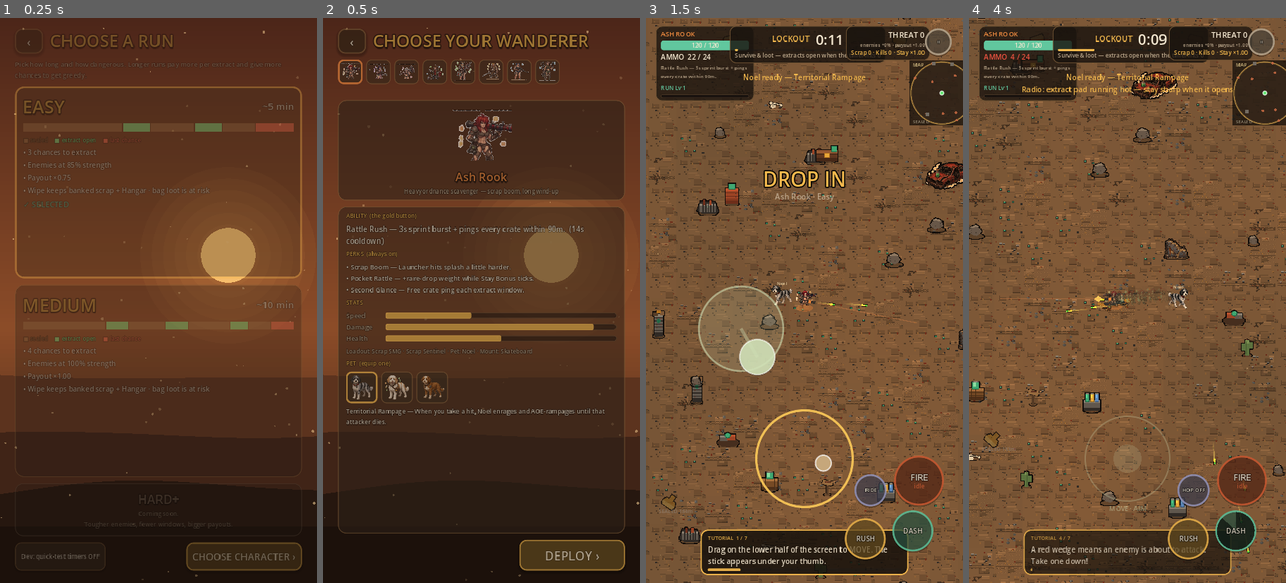
Above: before the commit, frames 1-4 (left to right).
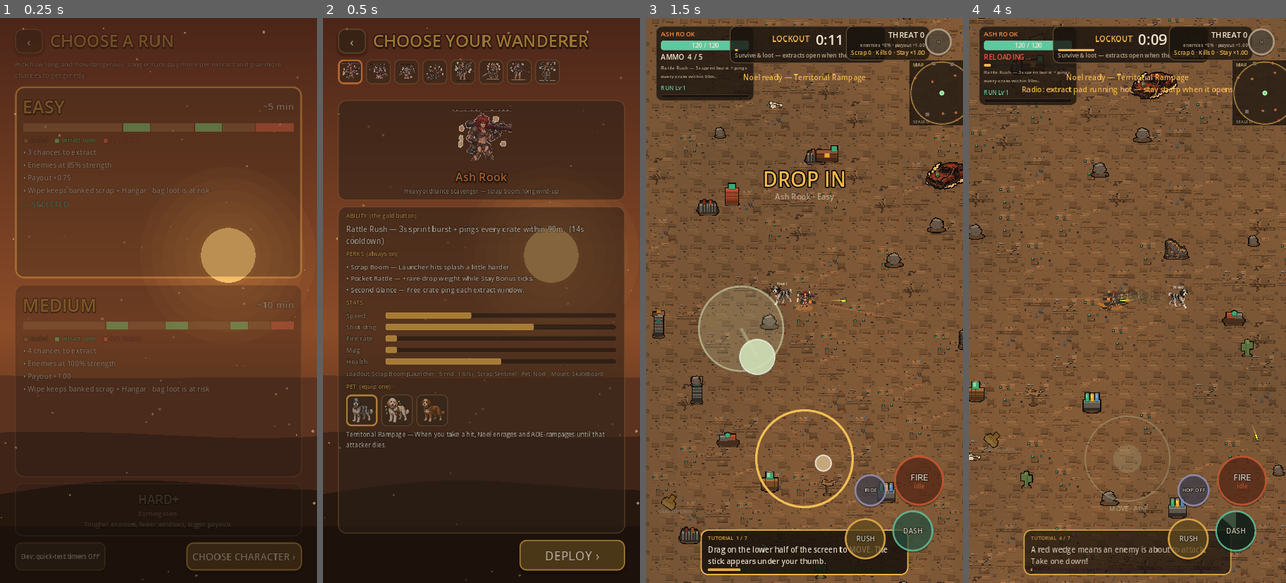
Above: after the commit, the same moments.

Repository: zwoodjr/sprite-lane
Game: Godot game, scene res://tools/test_runner.tscn
The game is run twice, just before and just after one commit, with the same random seed, the same clock (stepped at 60 frames per second) and the same inputs. This scene is started directly instead of the project's main scene.
Inputs (mouse positions are in pixels of both pictures, inside the frame that each line leads up to):
- Up to frame 1 (0.25 s): no input
- Up to frame 2 (0.5 s): no input
- Up to frame 3 (1.5 s): move the mouse to (874, 272) at 0.52 s; hold D (move_right) 0.53-1.25 s; tap Space (dash) at 0.6 s; click (874, 272) at 0.67 s; drag from (741, 328) to (788, 413) at 1.27 s
- Up to frame 4 (4 s): move the mouse to (1159, 176) at 2.02 s; hold D (move_right) 2.03-2.75 s; tap Space (dash) at 2.1, 3.8 s; drag from (1111, 413) to (1247, 441) at 2.77 s; move the mouse to (1222, 385) at 3.52 s; hold A (move_left) from 3.53 s (still down); tap F (mount_toggle) at 3.6 s

Frame 1 is identical in both runs. In frame 2, 4.0% of the frame differs, in the area x 7-93%, y 54-76%; in frame 3, 0.2%; in frame 4, 1.0%.

Commit message:
Differentiate per-hero fire rate, mag, and gun feel
Replace the shared Scrap SMG loadout with eight archetype kits
(launcher, sniper, maul, gauntlet burst, medic SMG, dual blades,
AR, pistol+drone) so RoF and mag read clearly on-device.

Co-authored-by: zwoodjr <zwoodjr@gmail.com>

Diff:
--- a/game/scripts/autoload/game_state.gd
+++ b/game/scripts/autoload/game_state.gd
@@ -278,7 +278,8 @@
 
 func reset_loadout_to_defaults() -> void:
 	armor = LoadoutStubs.default_armor()
-	weapon = LoadoutStubs.default_weapon()
+	## Kit follows the selected hero — never the old shared Scrap SMG.
+	weapon = LoadoutStubs.weapon_for_character(selected_character_id)
 	pet = LoadoutStubs.default_pet(selected_pet_id)
 	mount = LoadoutStubs.default_mount(mount_unlock_tier)
 	insured_slots.clear()
--- a/game/scripts/data/loadout_stubs.gd
+++ b/game/scripts/data/loadout_stubs.gd
@@ -18,23 +18,193 @@
 		"regen_oos": 2.0,
 	}
 
+
+## Fallback only — prefer weapon_for_character(selected id).
 static func default_weapon() -> Dictionary:
+	return weapon_for_character(CharacterDefs.NYX_CALDERA_ID)
+
+
+## Per-hero kit. Values are intentionally wide so RoF / mag read on-device.
+static func weapon_for_character(char_id: String) -> Dictionary:
+	var id := char_id
+	if id == "rook_vex":
+		id = CharacterDefs.ASH_ROOK_ID
+	var table := _weapon_table()
+	if table.has(id):
+		return (table[id] as Dictionary).duplicate(true)
+	return (table[CharacterDefs.NYX_CALDERA_ID] as Dictionary).duplicate(true)
+
+
+static func _weapon_table() -> Dictionary:
 	return {
-		"id": "scrap_smg",
-		"name": "Scrap SMG",
-		"category": "SMG",
-		"damage": 12,
-		"fire_rate": 8.0,
-		"spread_deg": 6.0,
-		"projectile_speed": 720.0,
-		"mag_size": 24,
-		"reload_time": 1.4,
-		"weapon_xp": 0,
-		"weapon_level": 1,
-		"attachments": [
-			{"id": "muzzle_brake", "name": "Muzzle Brake", "effect": "spread −1°"},
-		],
+		CharacterDefs.ASH_ROOK_ID: {
+			"id": "scrap_boom",
+			"name": "Scrap Boom",
+			"category": "Launcher",
+			"damage": 34,
+			"fire_rate": 1.6,
+			"spread_deg": 8.0,
+			"projectile_speed": 480.0,
+			"lifetime": 0.95,
+			"mag_size": 5,
+			"reload_time": 2.2,
+			"splash_radius": 88.0,
+			"splash_mult": 0.55,
+			"recoil": 10.0,
+			"shake": 0.07,
+			"weapon_xp": 0,
+			"weapon_level": 1,
+			"attachments": [
+				{"id": "blast_collar", "name": "Blast Collar", "effect": "splash radius"},
+			],
+		},
+		CharacterDefs.VESPER_THORN_ID: {
+			"id": "vial_rifle",
+			"name": "Vial Rifle",
+			"category": "Sniper",
+			"damage": 48,
+			"fire_rate": 1.05,
+			"spread_deg": 1.2,
+			"projectile_speed": 1100.0,
+			"lifetime": 1.35,
+			"mag_size": 3,
+			"reload_time": 2.0,
+			"splash_radius": 0.0,
+			"recoil": 8.0,
+			"shake": 0.06,
+			"weapon_xp": 0,
+			"weapon_level": 1,
+			"attachments": [
+				{"id": "steady_scope", "name": "Steady Scope", "effect": "spread −"},
+			],
+		},
+		CharacterDefs.PEBBLE_ID: {
+			"id": "scrap_maul",
+			"name": "Scrap Maul",
+			"category": "Melee",
+			"damage": 30,
+			"fire_rate": 2.4,
+			"spread_deg": 14.0,
+			"projectile_speed": 320.0,
+			"lifetime": 0.16,
+			"mag_size": 8,
+			"reload_time": 1.1,
+			"splash_radius": 52.0,
+			"splash_mult": 0.4,
+			"close_bonus_range": 100.0,
+			"close_bonus_mult": 1.4,
+			"recoil": 7.0,
+			"shake": 0.055,
+			"weapon_xp": 0,
+			"weapon_level": 1,
+			"attachments": [
+				{"id": "heavy_head", "name": "Heavy Head", "effect": "close smash"},
+			],
+		},
+		CharacterDefs.BOLT_JUNO_ID: {
+			"id": "chain_gauntlet",
+			"name": "Chain Gauntlet",
+			"category": "Gauntlet",
+			"damage": 11,
+			"fire_rate": 3.2,
+			"spread_deg": 10.0,
+			"projectile_speed": 640.0,
+			"lifetime": 0.55,
+			"mag_size": 18,
+			"reload_time": 1.5,
+			"burst_count": 3,
+			"burst_gap": 0.055,
+			"recoil": 4.0,
+			"shake": 0.03,
+			"weapon_xp": 0,
+			"weapon_level": 1,
+			"attachments": [
+				{"id": "flail_links", "name": "Flail Links", "effect": "3-hit chain"},
+			],
+		},
+		CharacterDefs.CINDER_ID: {
+			"id": "bayonet_smg",
+			"name": "Bayonet SMG",
+			"category": "SMG",
+			"damage": 7,
+			"fire_rate": 13.5,
+			"spread_deg": 9.0,
+			"projectile_speed": 700.0,
+			"lifetime": 0.85,
+			"mag_size": 40,
+			"reload_time": 1.55,
+			"recoil": 3.0,
+			"shake": 0.02,
+			"weapon_xp": 0,
+			"weapon_level": 1,
+			"attachments": [
+				{"id": "spray_port", "name": "Spray Port", "effect": "high RoF"},
+			],
+		},
+		CharacterDefs.QUILL_MARROW_ID: {
+			"id": "dual_dustblades",
+			"name": "Dual Dustblades",
+			"category": "Blades",
+			"damage": 7,
+			"fire_rate": 10.5,
+			"spread_deg": 16.0,
+			"projectile_speed": 380.0,
+			"lifetime": 0.14,
+			"mag_size": 28,
+			"reload_time": 0.9,
+			"pellets": 2,
+			"close_bonus_range": 80.0,
+			"close_bonus_mult": 1.25,
+			"recoil": 2.5,
+			"shake": 0.025,
+			"weapon_xp": 0,
+			"weapon_level": 1,
+			"attachments": [
+				{"id": "twin_edge", "name": "Twin Edge", "effect": "dual slash"},
+			],
+		},
+		CharacterDefs.NYX_CALDERA_ID: {
+			"id": "suppressor_ar",
+			"name": "Suppressor AR",
+			"category": "Rifle",
+			"damage": 13,
+			"fire_rate": 7.5,
+			"spread_deg": 4.5,
+			"projectile_speed": 780.0,
+			"lifetime": 1.0,
+			"mag_size": 30,
+			"reload_time": 1.6,
+			"recoil": 4.5,
+			"shake": 0.035,
+			"weapon_xp": 0,
+			"weapon_level": 1,
+			"attachments": [
+				{"id": "muzzle_brake", "name": "Muzzle Brake", "effect": "spread −1°"},
+			],
+		},
+		CharacterDefs.HELM_WISP_ID: {
+			"id": "pilot_sidearm",
+			"name": "Pilot Sidearm",
+			"category": "Pistol",
+			"damage": 16,
+			"fire_rate": 4.2,
+			"spread_deg": 3.5,
+			"projectile_speed": 820.0,
+			"lifetime": 1.05,
+			"mag_size": 10,
+			"reload_time": 1.25,
+			"drone_assist_interval": 1.8,
+			"drone_assist_damage": 8.0,
+			"recoil": 5.0,
+			"shake": 0.04,
+			"weapon_xp": 0,
+			"weapon_level": 1,
+			"attachments": [
+				{"id": "rig_link", "name": "Rig Link", "effect": "drone assist stub"},
+			],
+		},
 	}
+
 
 static func default_pet(pet_id: String = "") -> Dictionary:
 	var id := pet_id if pet_id != "" else PetDefs.default_id()
--- a/game/scripts/entities/bullet.gd
+++ b/game/scripts/entities/bullet.gd
@@ -9,6 +9,8 @@
 var lifetime: float = 1.1
 ## Who fired — used to ignore self-hits and for pet enrage attribution.
 var source: Node = null
+var splash_radius: float = 0.0
+var splash_mult: float = 0.5
 
 @onready var sprite: Sprite2D = $Sprite
 
@@ -17,16 +19,31 @@
 var _arm_left: float = 0.04 ## brief spawn grace so muzzle overlap can't self-hit
 
 
-func setup(origin: Vector2, dir: Vector2, spd: float, dmg: float, player_shot: bool, src: Node = null) -> void:
+func setup(
+	origin: Vector2,
+	dir: Vector2,
+	spd: float,
+	dmg: float,
+	player_shot: bool,
+	src: Node = null,
+	life: float = -1.0,
+	splash_r: float = 0.0,
+	splash_m: float = 0.5
+) -> void:
 	global_position = origin
 	direction = dir.normalized()
 	speed = spd
 	damage = dmg
 	from_player = player_shot
 	source = src
+	splash_radius = splash_r
+	splash_mult = splash_m
 	rotation = direction.angle()
 	## Enemy bullets live longer but are slower — readable and dodgeable.
-	lifetime = 1.0 if player_shot else 1.8
+	if life > 0.0:
+		lifetime = life
+	else:
+		lifetime = 1.0 if player_shot else 1.8
 	## Set masks before enter-tree so the first overlap uses the right team.
 	_apply_team_collision()
 
@@ -100,11 +117,14 @@
 		if body.is_in_group("enemies") and body.has_method("take_damage"):
 			## Enemy signature: (float, Vector2 knock dir)
 			body.take_damage(damage, direction)
+			_apply_splash(body)
 			_impact(Color(1, 0.85, 0.45))
 		elif body.is_in_group("breakables") and body.has_method("take_damage"):
 			body.take_damage(damage)
+			_apply_splash(body)
 			_impact(Color(1, 0.85, 0.45))
 		elif body is StaticBody2D or body is TileMap:
+			_apply_splash(null)
 			_impact(Color(0.8, 0.7, 0.55))
 	else:
 		if body.is_in_group("player"):
@@ -119,9 +139,42 @@
 			_impact(Color(0.8, 0.7, 0.55))
 
 
+func _apply_splash(primary: Node) -> void:
+	if splash_radius <= 0.0 or not from_player:
+		return
+	var tree := get_tree()
+	if tree == null:
+		return
+	var splash_dmg := damage * splash_mult * GameState.aoe_damage_mult()
+	var r2 := splash_radius * splash_radius
+	for n in tree.get_nodes_in_group("enemies"):
+		if n == primary or not is_instance_valid(n):
+			continue
+		if not (n is Node2D) or not n.has_method("take_damage"):
+			continue
+		var other := n as Node2D
+		if global_position.distance_squared_to(other.global_position) > r2:
+			continue
+		var knock := (other.global_position - global_position).normalized()
+		if knock.length_squared() < 0.01:
+			knock = direction
+		other.take_damage(splash_dmg, knock)
+	for n in tree.get_nodes_in_group("breakables"):
+		if n == primary or not is_instance_valid(n):
+			continue
+		if not (n is Node2D) or not n.has_method("take_damage"):
+			continue
+		var crate := n as Node2D
+		if global_position.distance_squared_to(crate.global_position) > r2:
+			continue
+		crate.take_damage(splash_dmg)
+
+
 func _impact(col: Color) -> void:
 	_hit = true
-	Juice.burst(global_position, col, 6, 140.0, 0.25, 0.8)
+	var amount := 10 if splash_radius > 0.0 else 6
+	var spd := 180.0 if splash_radius > 0.0 else 140.0
+	Juice.burst(global_position, col, amount, spd, 0.28, 1.1 if splash_radius > 0.0 else 0.8)
 	_cleanup()
 
 
--- a/game/scripts/entities/player.gd
+++ b/game/scripts/entities/player.gd
@@ -54,6 +54,9 @@
 var _armor: Dictionary = {}
 var _buffs: Dictionary = {}  ## id -> {time_left, def}
 var _ability: Dictionary = {}
+var _burst_left: int = 0
+var _burst_gap_left: float = 0.0
+var _drone_cd: float = 1.0
 
 @onready var body: Sprite2D = $Body
 @onready var gun: Node2D = $Gun
@@ -212,12 +215,21 @@
 	_iframes = maxf(0.0, _iframes - delta)
 	_dash_cd = maxf(0.0, _dash_cd - delta)
 	_flash_left = maxf(0.0, _flash_left - delta)
+	_drone_cd = maxf(0.0, _drone_cd - delta)
+	if _burst_left > 0:
+		_burst_gap_left = maxf(0.0, _burst_gap_left - delta)
+		if _burst_gap_left <= 0.0 and _reload_left <= 0.0 and _dash_left <= 0.0:
+			_fire_one_shot(false)
+			_burst_left -= 1
+			if _burst_left > 0:
+				_burst_gap_left = float(_weapon.get("burst_gap", 0.05))
 	if _reload_left > 0.0:
 		_reload_left -= delta
 		if _reload_left <= 0.0:
 			_reload_left = 0.0
 			_ammo = _mag_size()
 			ammo_changed.emit(_ammo, _mag_size(), false)
+	_tick_drone_assist()
 
 func _current_speed() -> float:
 	var s := base_speed * move_mult * _buff_move()
@@ -560,54 +572,134 @@
 	return (best.global_position - global_position).normalized()
 
 func _try_shoot() -> void:
-	if _fire_cd > 0.0:
+	if _fire_cd > 0.0 or _burst_left > 0:
 		return
 	if _ammo <= 0:
 		_start_reload()
 		return
 	var rate := float(_weapon.get("fire_rate", 8.0)) * _buff_firerate()
 	_fire_cd = 1.0 / maxf(0.1, rate)
+	var burst := maxi(1, int(_weapon.get("burst_count", 1)))
+	_fire_one_shot(true)
+	if burst > 1 and _ammo > 0:
+		_burst_left = mini(burst - 1, _ammo)
+		_burst_gap_left = float(_weapon.get("burst_gap", 0.05))
+
+
+func _fire_one_shot(counts_as_trigger: bool) -> void:
+	if _ammo <= 0:
+		_start_reload()
+		return
 	_ammo -= 1
-	var aim := _last_aim
-	var spread := deg_to_rad(float(_weapon.get("spread_deg", 6.0)))
+	var pellets := maxi(1, int(_weapon.get("pellets", 1)))
+	var base_spread := deg_to_rad(float(_weapon.get("spread_deg", 6.0)))
 	if _buffs.has("quiet"):
-		spread *= 0.7
+		base_spread *= 0.7
 	## Tighter while standing still — rewards planting your feet.
 	if velocity.length() < 30.0:
-		spread *= 0.6
-	aim = aim.rotated(randf_range(-spread, spread))
-	var dmg := float(_weapon.get("damage", 12)) * damage_mult * _buff_damage()
-	var crit := false
-	if randf() < GameState.crit_chance():
-		crit = true
-		dmg *= 1.5 + GameState.crit_damage_bonus()
-	var bullet: Area2D = BulletScene.instantiate()
-	bullet.setup(
-		global_position + aim * 28.0,
-		aim,
-		float(_weapon.get("projectile_speed", 720.0)),
-		dmg,
-		true,
-		self
-	)
-	get_tree().current_scene.add_child(bullet)
-	_recoil = 5.0
+		base_spread *= 0.6
+	var crit_any := false
+	var aim_for_fx := _last_aim
+	for i in range(pellets):
+		var aim := _last_aim
+		var spread := base_spread
+		if pellets > 1:
+			## Dual blades: fan the pair so both slashes read.
+			var fan := deg_to_rad(10.0)
+			aim = aim.rotated(lerpf(-fan, fan, float(i) / float(maxi(1, pellets - 1))))
+		aim = aim.rotated(randf_range(-spread, spread))
+		aim_for_fx = aim
+		var dmg := float(_weapon.get("damage", 12)) * damage_mult * _buff_damage()
+		var close_r := float(_weapon.get("close_bonus_range", 0.0))
+		if close_r > 0.0:
+			var foe := _nearest_enemy_in_range(close_r)
+			if foe != null:
+				dmg *= float(_weapon.get("close_bonus_mult", 1.25))
+		var crit := false
+		if randf() < GameState.crit_chance():
+			crit = true
+			crit_any = true
+			dmg *= 1.5 + GameState.crit_damage_bonus()
+		var bullet: Area2D = BulletScene.instantiate()
+		bullet.setup(
+			global_position + aim * 28.0,
+			aim,
+			float(_weapon.get("projectile_speed", 720.0)),
+			dmg,
+			true,
+			self,
+			float(_weapon.get("lifetime", -1.0)),
+			float(_weapon.get("splash_radius", 0.0)),
+			float(_weapon.get("splash_mult", 0.5))
+		)
+		get_tree().current_scene.add_child(bullet)
+	_recoil = float(_weapon.get("recoil", 5.0))
 	_flash_left = 0.045
 	_attack_flash = 0.12
 	Juice.sfx("shot", -4.0)
-	Juice.shake(0.05 if crit else 0.035)
-	if crit:
-		Juice.float_text(global_position + aim * 40.0, "CRIT", UiTheme.AMBER, 14)
+	var shake := float(_weapon.get("shake", 0.035))
+	Juice.shake(shake * (1.35 if crit_any else 1.0))
+	if crit_any:
+		Juice.float_text(global_position + aim_for_fx * 40.0, "CRIT", UiTheme.AMBER, 14)
 	ammo_changed.emit(_ammo, _mag_size(), false)
-	GameState.weapon["weapon_xp"] = int(GameState.weapon.get("weapon_xp", 0)) + 1
-	if int(GameState.weapon["weapon_xp"]) >= 20 * int(GameState.weapon.get("weapon_level", 1)):
-		GameState.weapon["weapon_level"] = int(GameState.weapon.get("weapon_level", 1)) + 1
+	if counts_as_trigger:
+		GameState.weapon["weapon_xp"] = int(GameState.weapon.get("weapon_xp", 0)) + 1
+		if int(GameState.weapon["weapon_xp"]) >= 20 * int(GameState.weapon.get("weapon_level", 1)):
+			GameState.weapon["weapon_level"] = int(GameState.weapon.get("weapon_level", 1)) + 1
 	if _ammo <= 0:
+		_burst_left = 0
 		_start_reload()
+
+
+func _nearest_enemy_in_range(radius: float) -> Node2D:
+	var best: Node2D = null
+	var best_d := radius * radius
+	for n in get_tree().get_nodes_in_group("enemies"):
+		if not is_instance_valid(n) or not (n is Node2D):
+			continue
+		var e := n as Node2D
+		var d := global_position.distance_squared_to(e.global_position)
+		if d < best_d:
+			best_d = d
+			best = e
+	return best
+
+
+func _tick_drone_assist() -> void:
+	var interval := float(_weapon.get("drone_assist_interval", 0.0))
+	if interval <= 0.0 or _drone_cd > 0.0 or hp <= 0.0:
+		return
+	if _reload_left > 0.0 or _dash_left > 0.0:
+		return
+	var foe := _nearest_enemy_in_range(420.0)
+	if foe == null:
+		return
+	_drone_cd = interval
+	var aim := (foe.global_position - global_position).normalized()
+	if aim.length_squared() < 0.01:
+		aim = _last_aim
+	var dmg := float(_weapon.get("drone_assist_damage", 8.0)) * damage_mult * 0.85
+	var bullet: Area2D = BulletScene.instantiate()
+	bullet.setup(
+		global_position + aim * 36.0,
+		aim,
+		900.0,
+		dmg,
+		true,
+		self,
+		0.9,
+		0.0,
+		0.0
+	)
+	get_tree().current_scene.add_child(bullet)
+	Juice.sfx("shot", -10.0)
+	Juice.float_text(global_position + Vector2(0, -36), "DRONE", UiTheme.TEAL, 12)
+
 
 func _start_reload() -> void:
 	if _reload_left > 0.0:
 		return
+	_burst_left = 0
 	_reload_left = float(_weapon.get("reload_time", 1.4))
 	Juice.sfx("reload")
 	ammo_changed.emit(0, _mag_size(), true)
--- a/game/scripts/ui/character_select.gd
+++ b/game/scripts/ui/character_select.gd
@@ -127,6 +127,7 @@
 	if playable:
 		b.pressed.connect(func() -> void:
 			GameState.selected_character_id = id
+			GameState.reset_loadout_to_defaults()
 			GameState.save_profile()
 			Juice.sfx("ui_tap")
 			_refresh()
@@ -155,12 +156,18 @@
 		_perks.add_child(UiTheme.body_label("• %s — %s" % [p["name"], p["desc"]], 15))
 	for ch in _stats.get_children():
 		ch.queue_free()
+	var w: Dictionary = LoadoutStubs.weapon_for_character(str(c["id"]))
 	_stat_bar("Speed", float(c["move_speed_mult"]), 0.85, 1.15)
-	_stat_bar("Damage", float(c["damage_mult"]), 0.85, 1.15)
+	_stat_bar("Shot dmg", float(w.get("damage", 12)), 6.0, 50.0)
+	_stat_bar("Fire rate", float(w.get("fire_rate", 8.0)), 1.0, 14.0)
+	_stat_bar("Mag", float(w.get("mag_size", 24)), 3.0, 40.0)
 	_stat_bar("Health", 100.0 + float(c["max_hp_bonus"]), 90.0, 130.0)
 	var pet := PetDefs.get_pet(GameState.selected_pet_id)
-	_loadout.text = "Loadout: %s · %s · Pet: %s · Mount: %s" % [
-		LoadoutStubs.default_weapon()["name"],
+	_loadout.text = "Loadout: %s (%s · %d rnd · %.1f/s) · %s · Pet: %s · Mount: %s" % [
+		w["name"],
+		w.get("category", "Gun"),
+		int(w.get("mag_size", 0)),
+		float(w.get("fire_rate", 0.0)),
 		LoadoutStubs.default_armor()["set_name"],
 		pet["name"],
 		LoadoutStubs.default_mount(GameState.mount_unlock_tier)["name"],
--- a/game/tools/smoke_test.gd
+++ b/game/tools/smoke_test.gd
@@ -36,6 +36,28 @@
 	assert(PetDefs.get_pet(PetDefs.BENTLEY_ID)["ability_id"] == "talker_finder")
 	assert(PetDefs.get_pet(PetDefs.LILLIE_ID)["ability_id"] == "ram_headbutt")
 	assert(str(LoadoutStubs.default_pet(PetDefs.NOEL_ID)["name"]) == "Noel")
+	## Each hero ships a distinct kit — no shared Scrap SMG cadence.
+	var rates: Dictionary = {}
+	var mags: Dictionary = {}
+	for cid in CharacterDefs.PLAYABLE_IDS:
+		var w: Dictionary = LoadoutStubs.weapon_for_character(cid)
+		assert(not w.is_empty())
+		assert(str(w.get("id", "")) != "")
+		assert(float(w.get("fire_rate", 0.0)) > 0.0)
+		assert(int(w.get("mag_size", 0)) > 0)
+		var rk := "%.2f" % float(w["fire_rate"])
+		var mk := str(int(w["mag_size"]))
+		assert(not rates.has(rk), "duplicate fire_rate %s on %s" % [rk, cid])
+		rates[rk] = cid
+		assert(not mags.has(mk), "duplicate mag_size %s on %s" % [mk, cid])
+		mags[mk] = cid
+	var ash := LoadoutStubs.weapon_for_character(CharacterDefs.ASH_ROOK_ID)
+	assert(float(ash["fire_rate"]) < 2.5 and int(ash["mag_size"]) <= 6)
+	assert(float(ash.get("splash_radius", 0.0)) > 0.0)
+	var cinder := LoadoutStubs.weapon_for_character(CharacterDefs.CINDER_ID)
+	assert(float(cinder["fire_rate"]) >= 12.0 and int(cinder["mag_size"]) >= 36)
+	var vesper := LoadoutStubs.weapon_for_character(CharacterDefs.VESPER_THORN_ID)
+	assert(int(vesper["mag_size"]) <= 4 and float(vesper["damage"]) >= 40.0)
 	## Scene loads need GameState autoload — use:
 	##   godot4 --headless --path game --quit-after 3
 	## for full project boot. This script only validates data stubs.
Not shown, changed: game/MVP_STATUS.md
